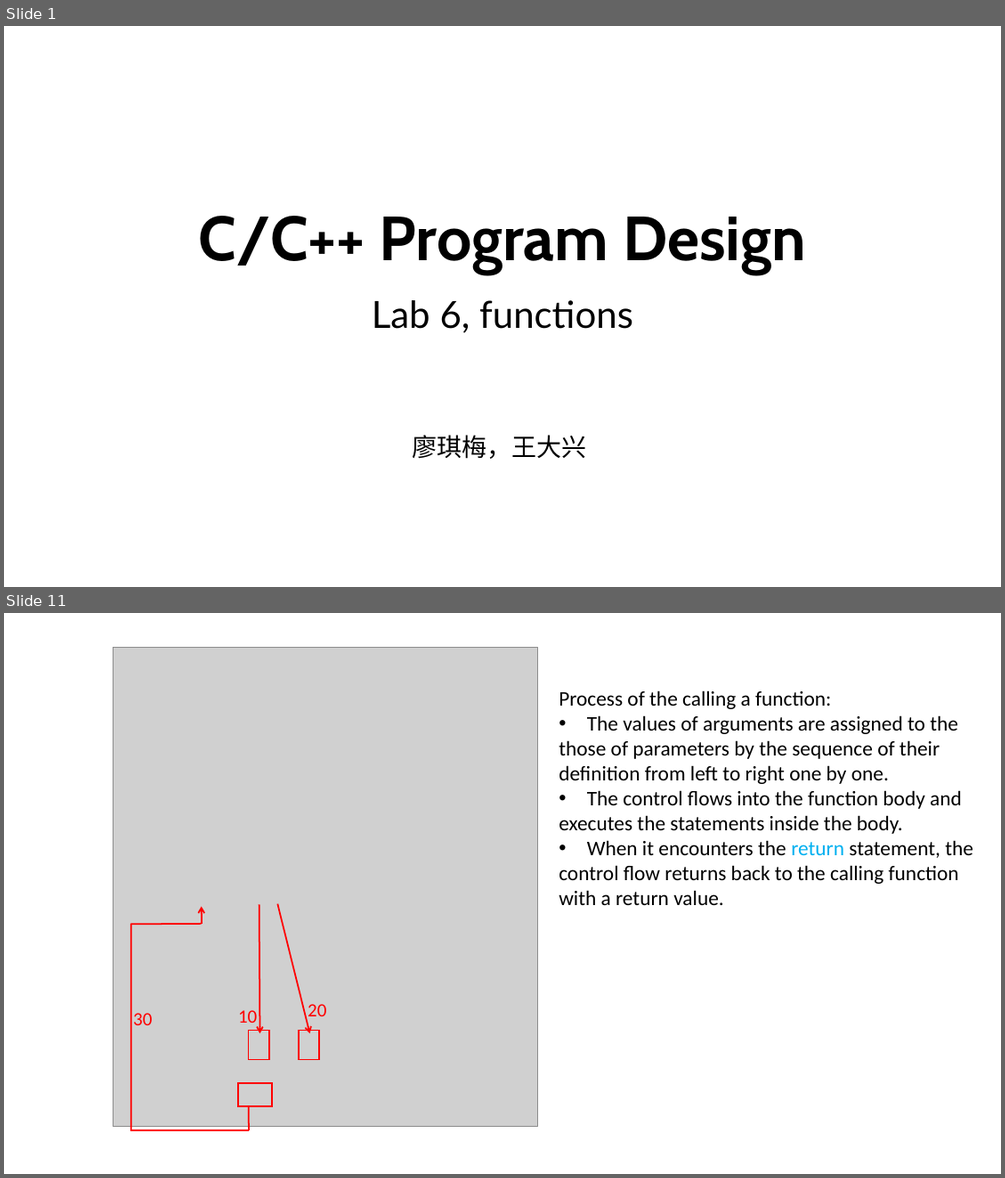
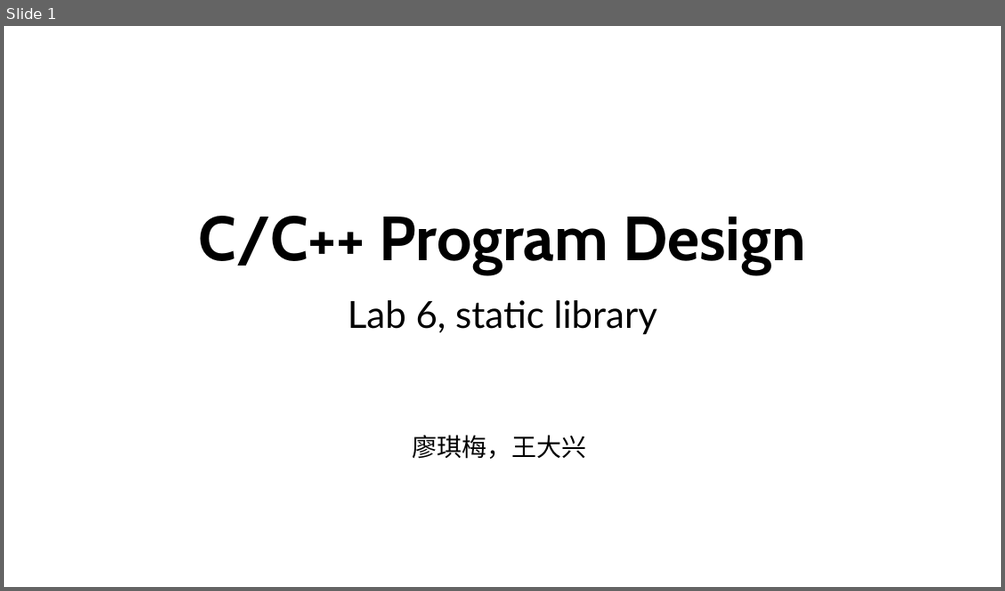
Before and after one commit to ShiqiYu/CPP, a slide deck: week06/Lab06.pptx. Shown one above the other, each under a label of ours: slides 1 and 11 before the commit, slide 1 after it; the slides between them are not shown. The pictures are 1005x1178 and 1005x591 pixels, drawn with LibreOffice and Linux fonts; fonts in the diff are those of the drawing; grey boxes stand for pictures; background and template pictures are left out. Boxes give left, top, right and bottom in pixels: in the first picture for what was removed or moved away, otherwise in the second. Text is boxed around its words. In the diff, an @@ line names an element or a change of style, - is before the commit and + after.

```diff
--- a/week06/Lab06.pptx
+++ b/week06/Lab06.pptx
@@ slide 11 removed at box(4, 613, 1001, 1174), background #FFFFFF @@
@@ picture removed at box(113, 648, 538, 1126) @@
@@ text removed at box(558, 690, 973, 905) @@
-Process of the calling a function:
-• The values of arguments are assigned to the
-those of parameters by the sequence of their
-definition from left to right one by one.
-• The control flows into the function body and
-executes the statements inside the body.
-• When it encounters the return statement, the
-control flow returns back to the calling function
-with a return value.
@@ group removed at box(130, 906, 272, 1130): 4 lines, 1 rectangle, 1 arrow, 1 text @@
-30
@@ group removed at box(238, 904, 326, 1060): 2 arrows, 2 texts, 2 rectangles @@
-10
-20
@@ slide 1 changed as well @@
@@ subtitle at box(348, 300, 657, 335): text changed @@
-Lab 6, functions
+Lab 6, static library
```
Also in this commit, not shown: 3 other slides changed, 9 slides added, 39 other slides removed, 4 other files.
